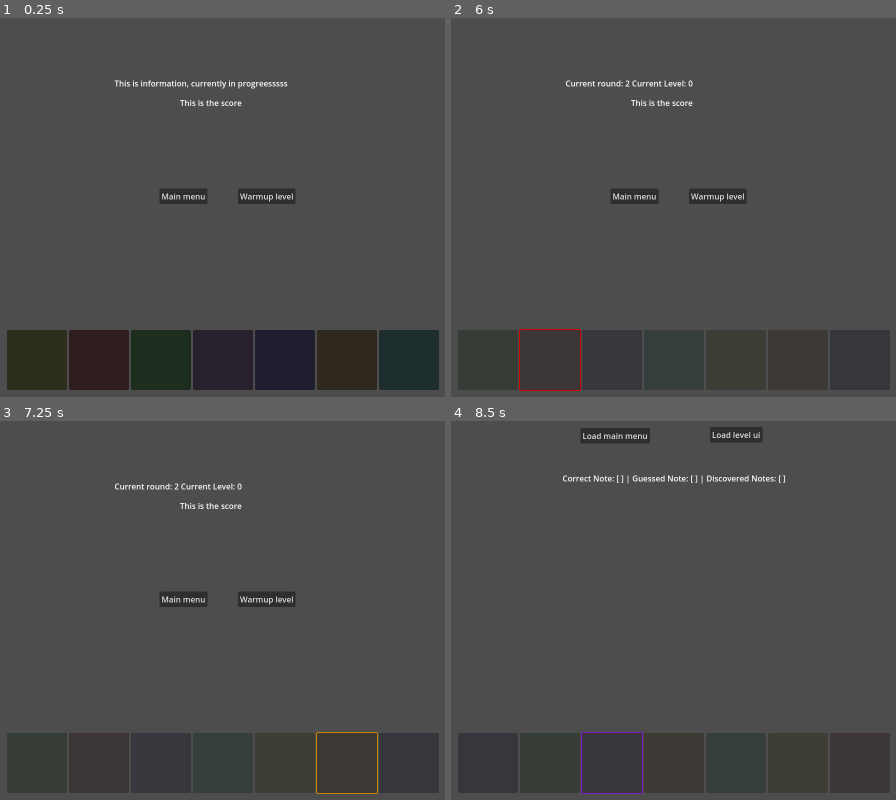
Above: before the commit, frames 1-4 (two rows, left to right).
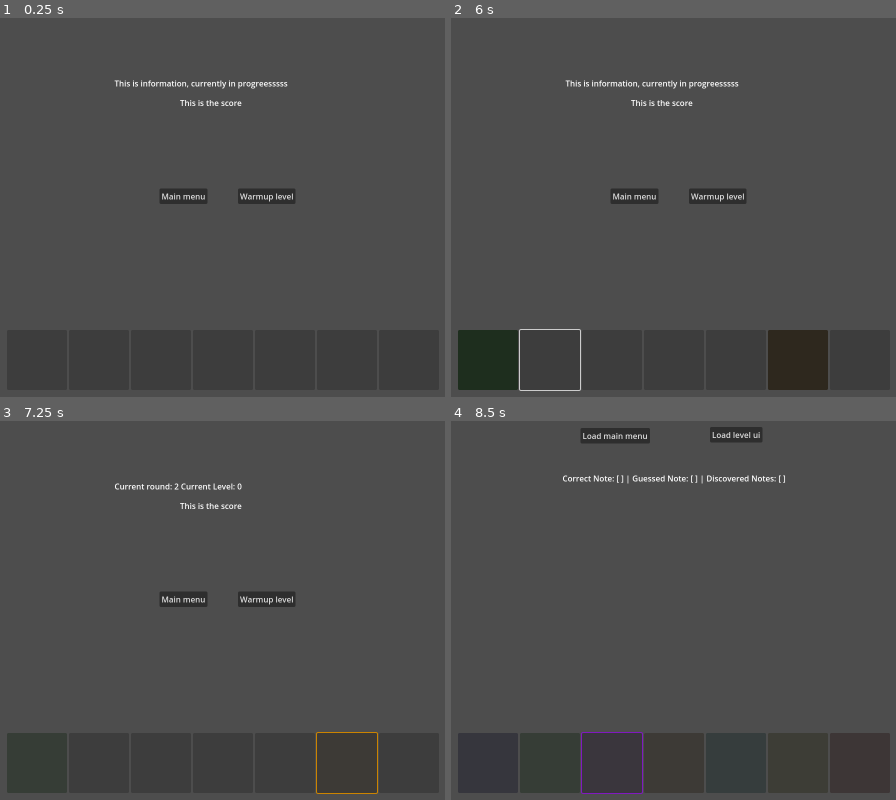
Above: after the commit, the same moments.

Repository: nenomancer/chromatone
Game: Godot game, scene res://levels_ui/levels_ui.tscn
The game is run twice, just before and just after one commit, with the same random seed, the same clock (stepped at 60 frames per second) and the same inputs. The project has no main scene, so this scene is started directly.
Inputs (mouse positions are in pixels of both pictures, inside the frame that each line leads up to):
- Up to frame 1 (0.25 s): no input
- Up to frame 2 (6 s): click (486, 359) at 0.52 s; click "Warmup level" at 1.25 s; click (486, 359) at 2.02 s; click "Load main menu" at 2.75 s; click "Load level 1" at 3.5 s; click (548, 359) at 4.27 s; click "Load level ui" at 5 s; click (548, 359) at 5.77 s
- Up to frame 3 (7.25 s): click (347, 762) at 6.52 s
- Up to frame 4 (8.5 s): click "Warmup level" at 7.25 s; click (611, 762) at 8 s

The runs differ from the first frame. In frame 1, 15% of the frame differs, in the area x 1-99%, y 82-99%; in frame 2, 0.6%; in frame 3, less than 0.1%; in frame 4, nothing differs.
Error after the commit: Trying to return value of type "Nil" from a function whose return type is "String". (res://game_manager.gd:47)

Commit message:
pick random note from discovered only  (when playing level)

Diff:
--- a/game_manager.gd
+++ b/game_manager.gd
@@ -6,10 +6,10 @@
 var discovered_notes = []
 var current_round: int = 1
 var current_level: int = 0
-var current_note: String
 
 var color_note_pairs = {}
-var note_sound_map = {
+var current_note: String
+var _note_sound_map = {
 	"C": preload("res://sounds/grand_piano_c.wav"),
 	"D": preload("res://sounds/grand_piano_d.wav"),
 	"E": preload("res://sounds/grand_piano_e.wav"),
@@ -19,7 +19,7 @@
 	"B": preload("res://sounds/grand_piano_b.wav")
 }
 
-var note_audio_player = AudioStreamPlayer.new()
+var _note_audio_player = AudioStreamPlayer.new()
 
 const LEVELS_UI = "res://levels_ui/levels_ui.tscn"
 const WARMUP_UI = "res://warmup_ui/warmup_ui.tscn"
@@ -31,15 +31,20 @@
 
 func generate_audio_player():
 	await get_tree().process_frame
-	get_tree().root.add_child(note_audio_player)
+	get_tree().root.add_child(_note_audio_player)
 
 func play_note(note):
-	if note_audio_player:
-		note_audio_player.stream = note_sound_map[note]
-		note_audio_player.play()
+	if _note_audio_player:
+		_note_audio_player.stream = _note_sound_map[note]
+		_note_audio_player.play()
 
-func get_random_note() -> String:
-	return available_notes.pick_random()
+func get_random_note(_all_notes: bool = false) -> String:
+	print("getting random note...")
+	print("discovered notes: " + var_to_str(discovered_notes))
+	if (_all_notes):
+		return available_notes.pick_random()
+
+	return discovered_notes.pick_random()
 
 func add_discovered_note(note: String):
 	discovered_notes.append(note)
@@ -77,5 +82,5 @@
 
 		color_note_pairs[note] = {
 			"color": color,
-			"sound": note_sound_map[note]
+			"sound": _note_sound_map[note]
 		}
--- a/levels_ui/levels_ui.gd
+++ b/levels_ui/levels_ui.gd
@@ -11,7 +11,7 @@
 
 	var buttons_ui = load("res://buttons_ui/buttons_ui.tscn").instantiate()
 	$UI.add_child(buttons_ui)
-	buttons_ui.assign_color_to_buttons(func(note, i): return note in GameManager.available_notes)
+	buttons_ui.assign_color_to_buttons(func(note, i): return note in GameManager.get_discovered_notes())
 	buttons_ui.note_selected.connect(on_level_guess)
 
 func on_level_guess(note):
@@ -20,7 +20,7 @@
 		print("CORRECT!")
 	else:
 		print("Incorrect!")
-	print("guessed note: ", note)
+	print("guessed note: ", note, ' correct note was: ', _correct_note)
 	$InfoLabel.text = "Current round: " + var_to_str(GameManager.get_round()) + " Current Level: " + var_to_str(GameManager.get_level())
 
 	await get_tree().create_timer(2).timeout
--- a/warmup_ui/warmup_ui.gd
+++ b/warmup_ui/warmup_ui.gd
@@ -5,7 +5,7 @@
 
 
 func _ready():
-	_correct_note = GameManager.get_random_note() # Generate correct note
+	_correct_note = GameManager.get_random_note(true) # Generate correct note
 
 	var buttons_ui = load("res://buttons_ui/buttons_ui.tscn").instantiate()
 	$UI.add_child(buttons_ui)
@@ -17,7 +17,7 @@
 	print("warmup note is: ", note)
 	GameManager.play_note(note)
 
-	if (_correct_note == note):
+	if (_correct_note == note || _current_round > 2):
 		if (note not in GameManager.discovered_notes):
 			GameManager.add_discovered_note(note)
 		# Points and whatnot
